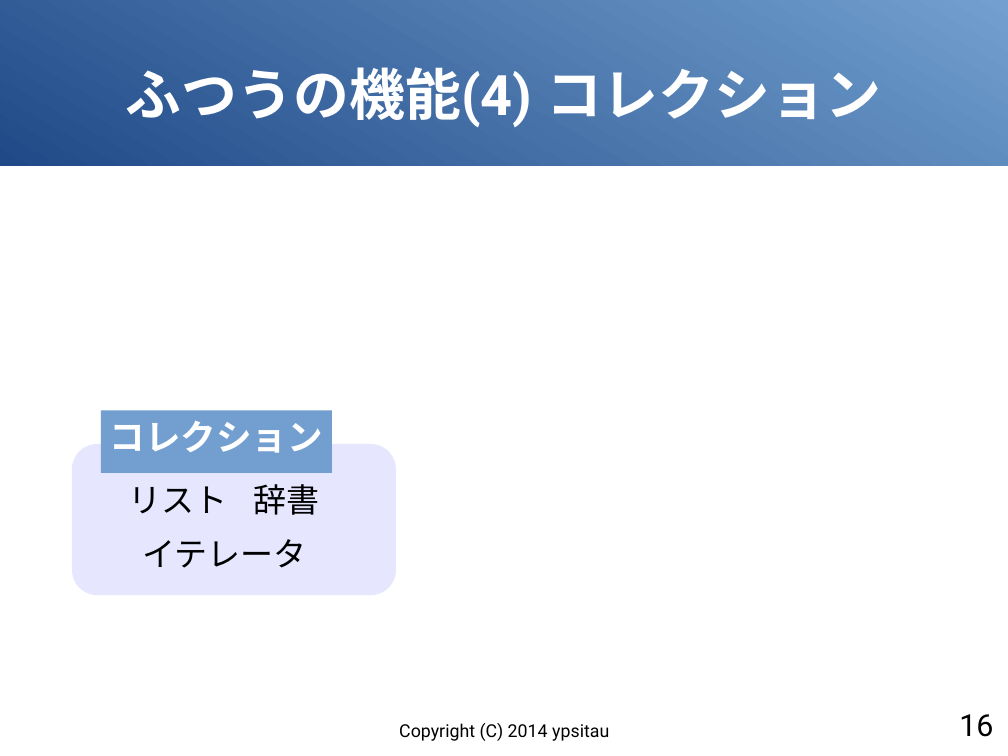
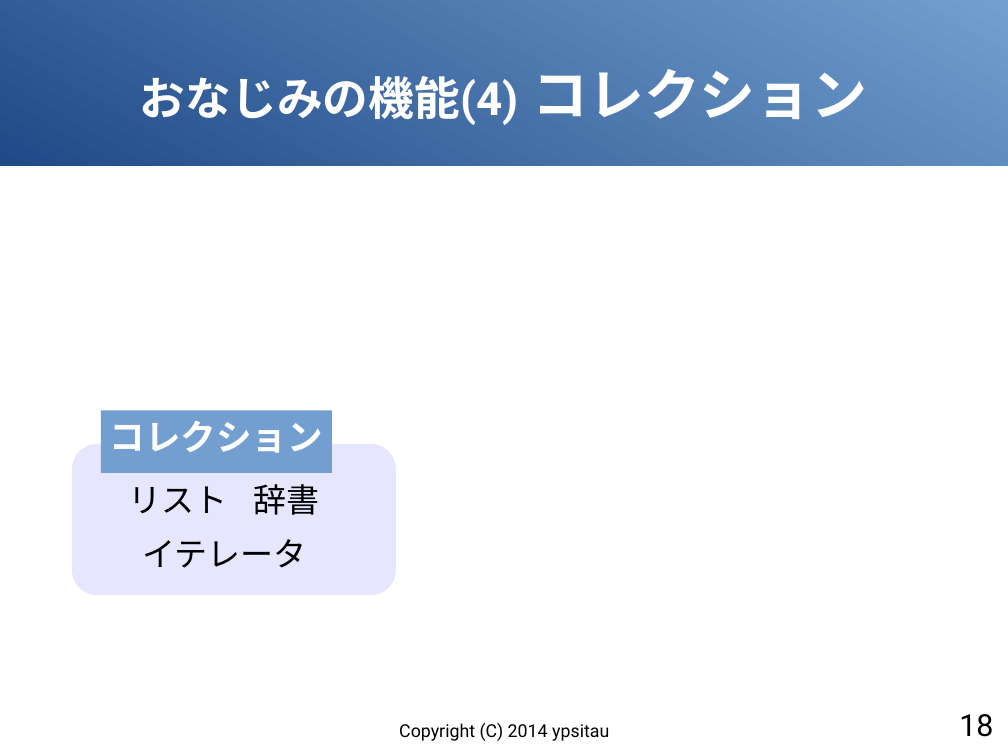
Before and after one commit to gura-lang/gura-doc, a slide deck: slide 18 of presentation/gura-introduction.odp (slide 16 before the commit). Drawn at 1008x756 pixels with LibreOffice and Linux fonts; fonts in the diff are those of the drawing. Boxes give left, top, right and bottom in pixels: in the first picture for what was removed or moved away, otherwise in the second. Text is boxed around its words. In the diff, an @@ line names an element or a change of style, - is before the commit and + after.

```diff
--- a/presentation/gura-introduction.odp
+++ b/presentation/gura-introduction.odp
@@ title at [140,69,867,125]: text changed; size 44 to 36 pt @@
-ふつうの機能(4) コレクション
+おなじみの機能(4) コレクション
@@ page number at [959,714,993,737]: text changed @@
-16
+18
```
Also in this commit, not shown: 14 other slides changed, 3 slides added, 3 slides removed.
